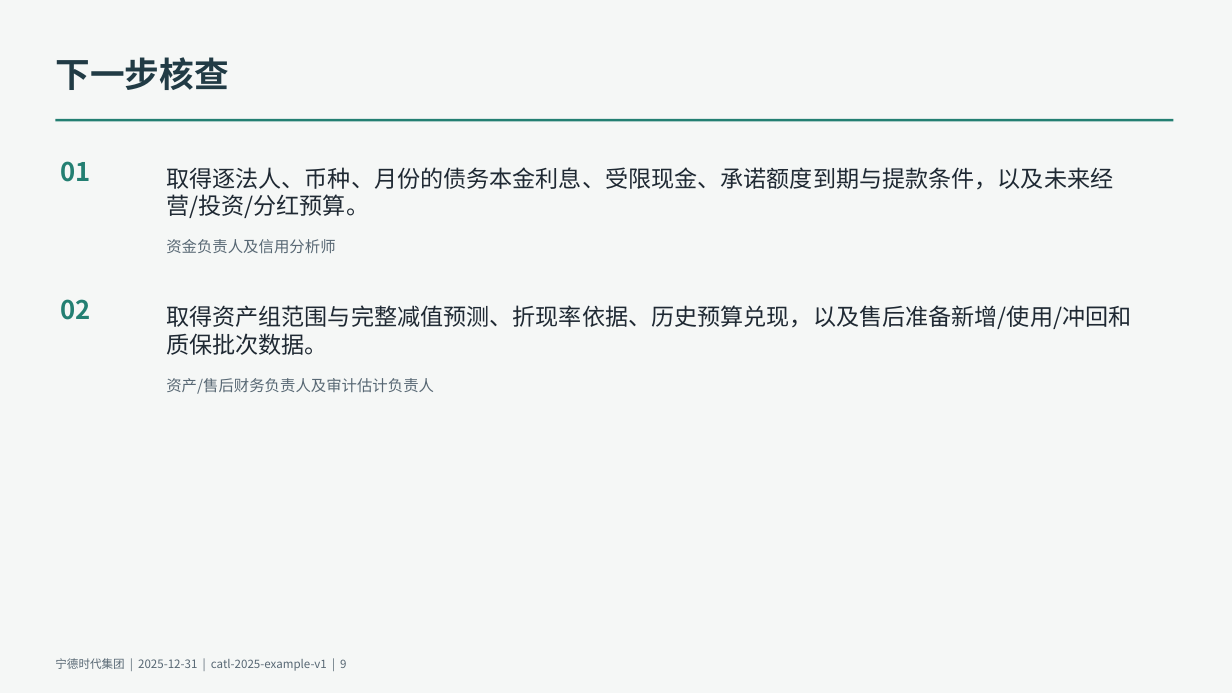
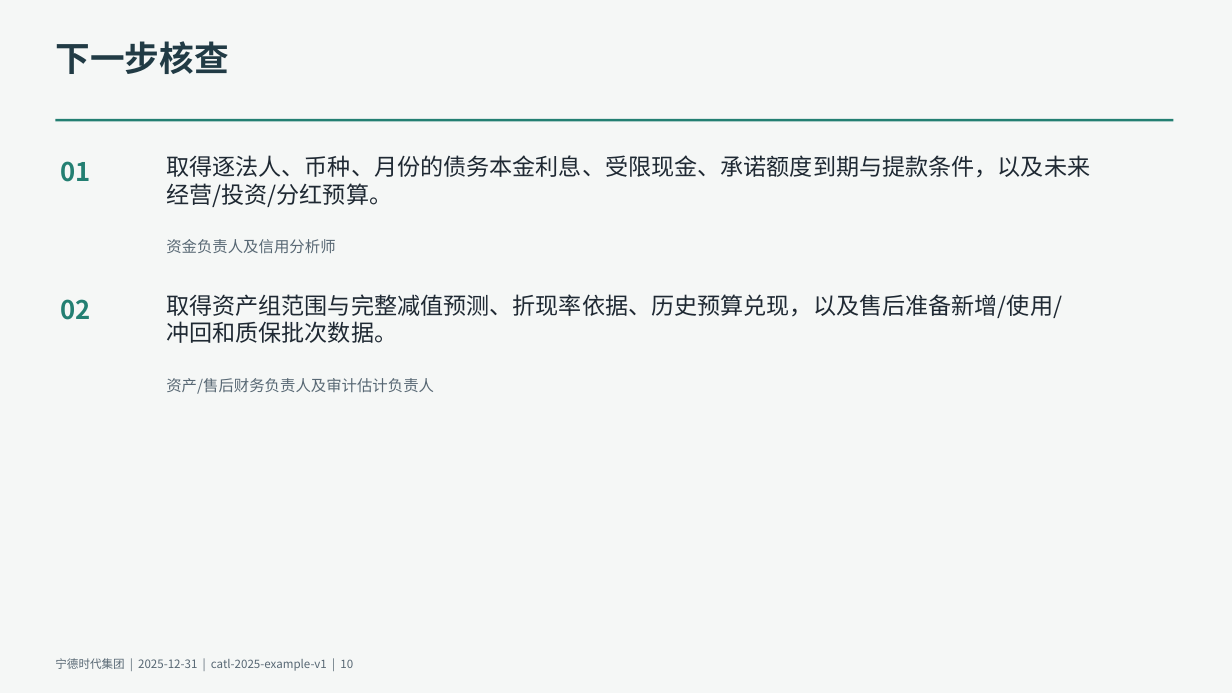
Before and after one commit to qingkongwanli0l/annual-report-analysis, a slide deck: slide 10 of examples/catl-2025/deliverables/presentation.pptx (slide 9 before the commit). Drawn at 1232x693 pixels with LibreOffice and Linux fonts; fonts in the diff are those of the drawing. Boxes give left, top, right and bottom in pixels: in the first picture for what was removed or moved away, otherwise in the second. Text is boxed around its words. In the diff, an @@ line names an element or a change of style, - is before the commit and + after.

```diff
--- a/examples/catl-2025/deliverables/presentation.pptx
+++ b/examples/catl-2025/deliverables/presentation.pptx
@@ text at bbox=[166, 155, 1090, 207]: text changed @@
-取得逐法人、币种、月份的债务本金利息、受限现金、承诺额度到期与提款条件，以及未来经营/投资/分红预算。
+取得逐法人、币种、月份的债务本金利息、受限现金、承诺额度到期与提款条件，以及未来
+经营/投资/分红预算。
@@ vertical alignment middle to top in 3 elements at bbox=[55, 41, 228, 74], bbox=[166, 155, 1090, 207], bbox=[166, 294, 1062, 343] @@
@@ text at bbox=[166, 294, 1062, 343]: text changed @@
-取得资产组范围与完整减值预测、折现率依据、历史预算兑现，以及售后准备新增/使用/冲回和质保批次数据。
+取得资产组范围与完整减值预测、折现率依据、历史预算兑现，以及售后准备新增/使用/
+冲回和质保批次数据。
@@ text at bbox=[55, 658, 353, 671]: text changed @@
-宁德时代集团 | 2025-12-31 | catl-2025-example-v1 | 9
+宁德时代集团 | 2025-12-31 | catl-2025-example-v1 | 10
```
Also in this commit, not shown: 8 other slides changed, 1 slide added, 13 other files.
